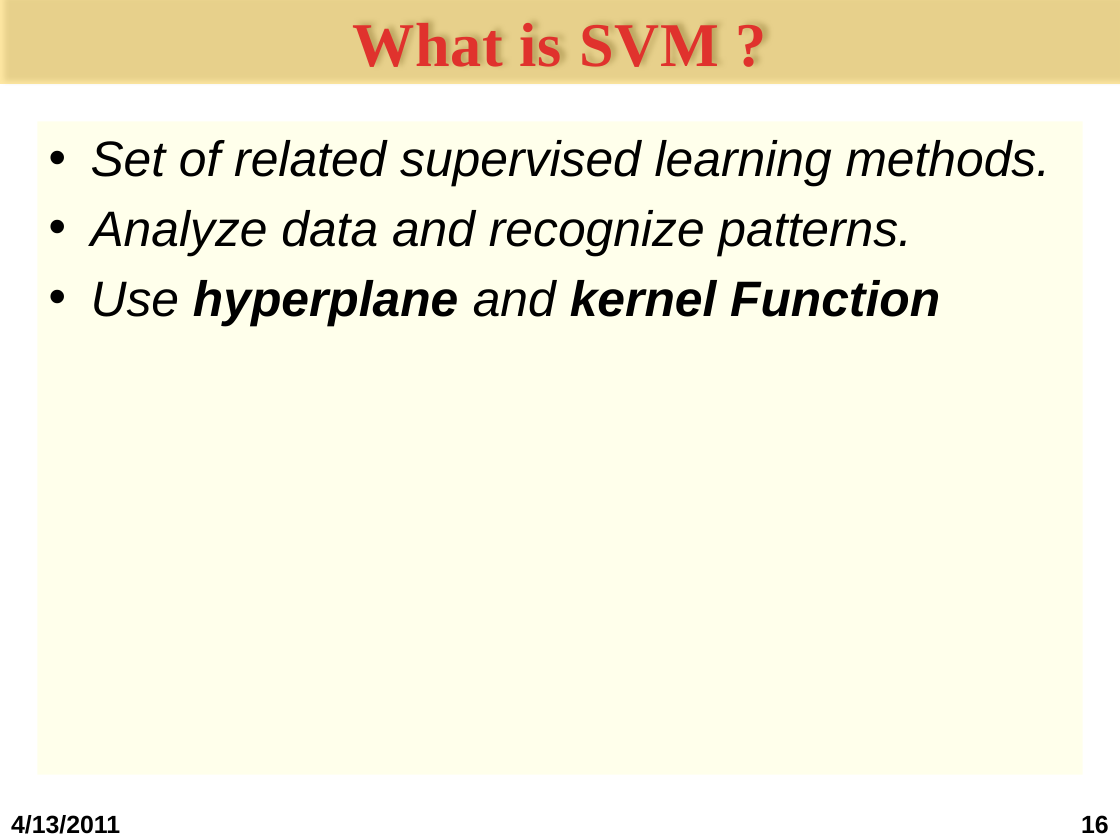
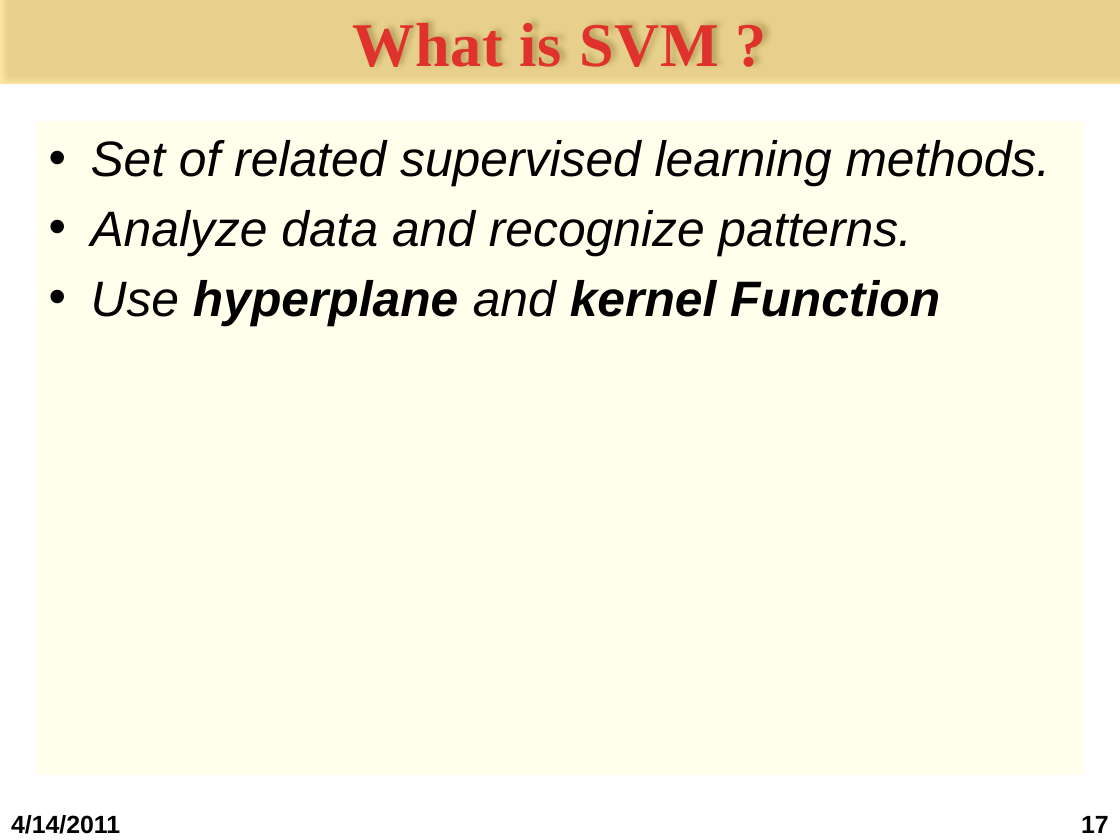
Before and after one commit to bomong/steganography-khtn-2011, a slide deck: slide 17 of Seminar cuoi ky/1.Bao cao/Slide bao cao.pptx (slide 16 before the commit). Drawn at 1120x840 pixels with LibreOffice and Linux fonts; fonts in the diff are those of the drawing; background and template pictures are left out. Boxes give left, top, right and bottom in pixels: in the first picture for what was removed or moved away, otherwise in the second. Text is boxed around its words. In the diff, an @@ line names an element or a change of style, - is before the commit and + after.

```diff
--- a/Seminar cuoi ky/1.Bao cao/Slide bao cao.pptx
+++ b/Seminar cuoi ky/1.Bao cao/Slide bao cao.pptx
@@ text at (x1=11, y1=815, x2=120, y2=834): text changed @@
-4/13/2011
+4/14/2011
@@ page number at (x1=1081, y1=816, x2=1109, y2=833): text changed @@
-16
+17
```
Also in this commit, not shown: 25 other slides changed, 3 slides added, 1 other file.
